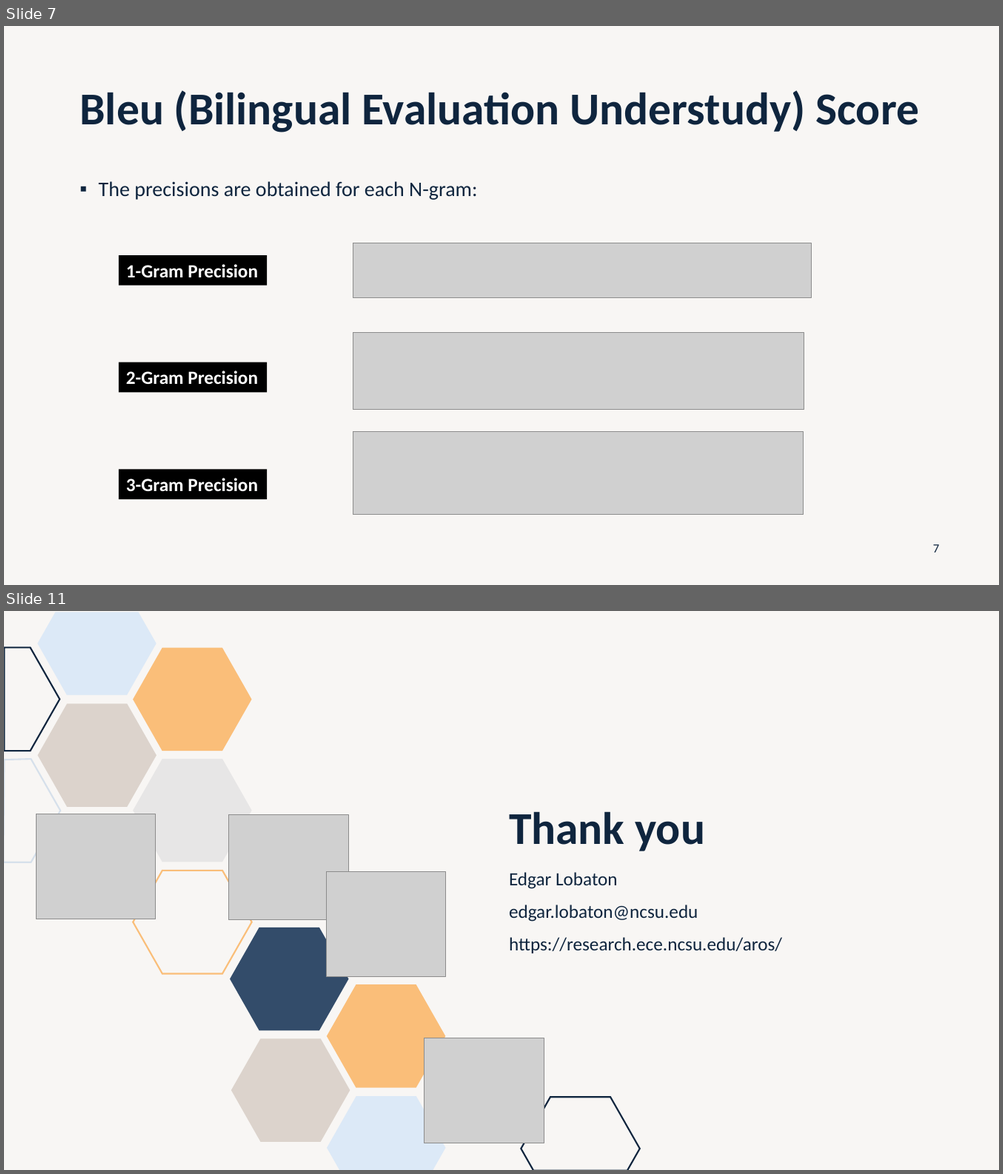
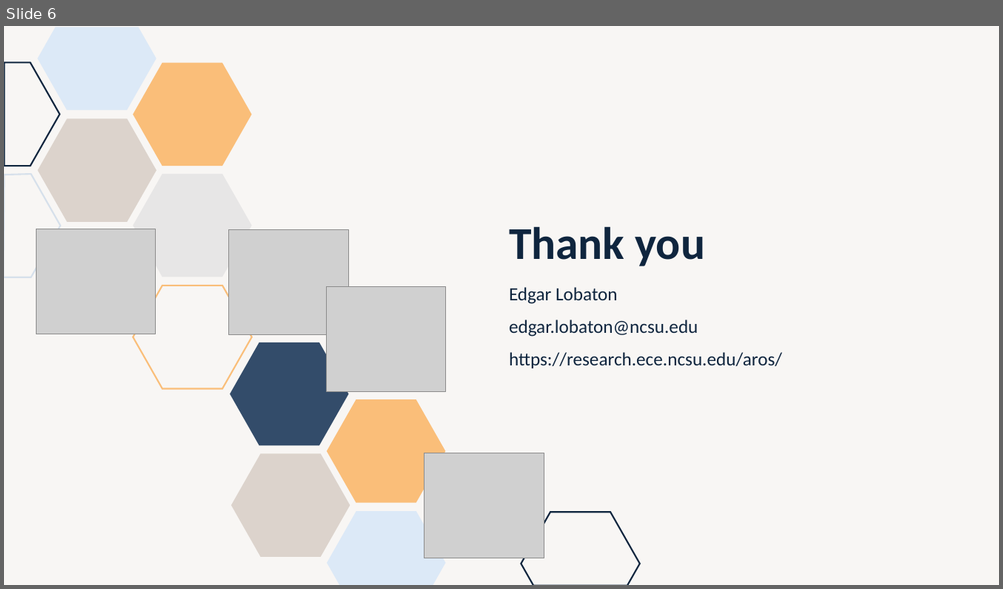
Before and after one commit to lobaton/Deep-Learning-with-Python, a slide deck: Slides/09 - Diffusion Models.pptx. Shown one above the other, each under a label of ours: slides 7 and 11 before the commit, slide 6 after it; the slides between them are not shown. The pictures are 1003x1174 and 1003x589 pixels, drawn with LibreOffice and Linux fonts; fonts in the diff are those of the drawing; grey boxes stand for pictures. Boxes give left, top, right and bottom in pixels: in the first picture for what was removed or moved away, otherwise in the second. Text is boxed around its words. In the diff, an @@ line names an element or a change of style, - is before the commit and + after.

```diff
--- a/Slides/09 - Diffusion Models.pptx
+++ b/Slides/09 - Diffusion Models.pptx
@@ slide 7 removed at <box>4,26,999,585</box>, background #DCD3CC at 20% opacity @@
@@ title removed at <box>79,90,919,133</box> @@
-Bleu (Bilingual Evaluation Understudy) Score
@@ text removed at <box>99,181,477,200</box> @@
-▪ The precisions are obtained for each N-gram:
@@ picture removed at <box>353,243,811,298</box> @@
@@ rectangle removed at <box>119,256,267,286</box> @@
-1-Gram Precision
@@ picture removed at <box>353,332,804,409</box> @@
@@ rectangle removed at <box>119,363,267,392</box> @@
-2-Gram Precision
@@ picture removed at <box>353,432,803,514</box> @@
@@ rectangle removed at <box>119,470,267,500</box> @@
-3-Gram Precision
@@ page number removed at <box>933,545,939,553</box> @@
-7
@@ what was slide 11 is now slide 6 @@
```
Also in this commit, not shown: 1 slide changed, 4 slides added, 8 other slides removed.
